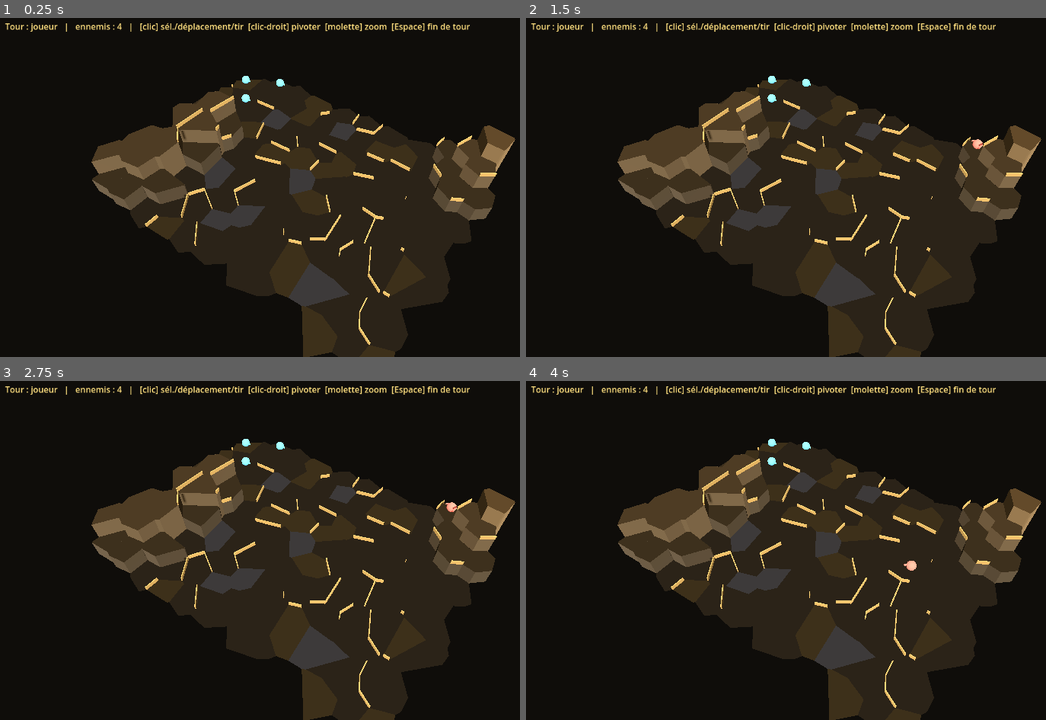
Above: before the commit, frames 1-4 (two rows, left to right).
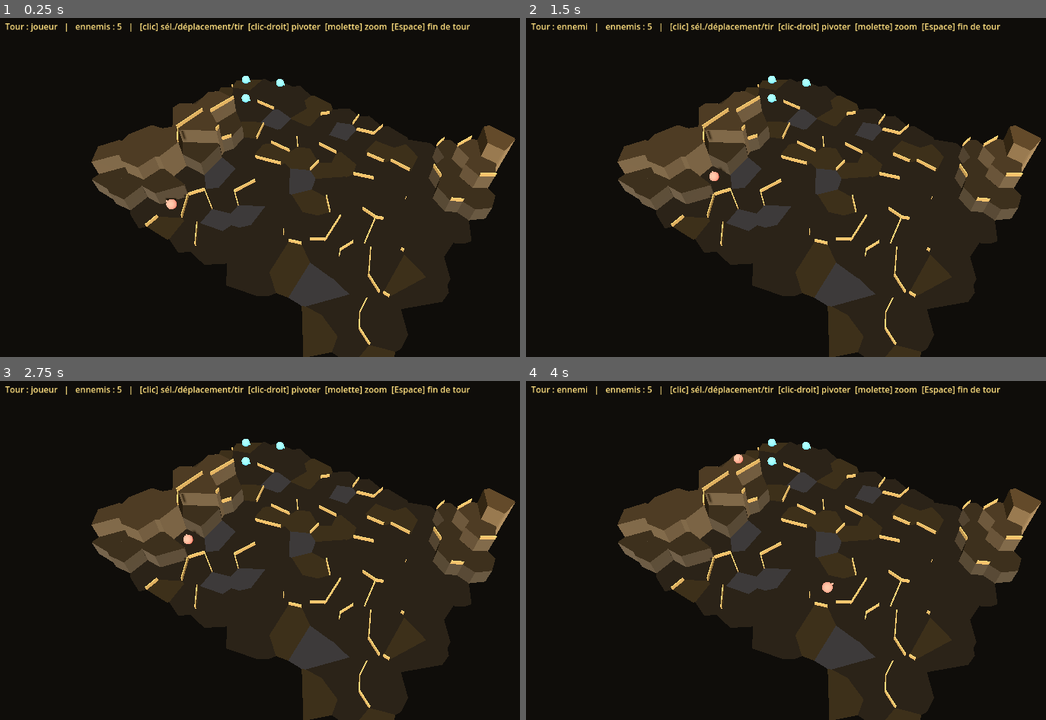
Above: after the commit, the same moments.

Repository: florentmathieu/game
Game: Godot game, scene res://scenes/Battle.tscn
Same seed, same stepped clock (60 frames per second), same inputs: the game is played once before the commit and once after it.
Inputs (mouse positions are in pixels of both pictures, inside the frame that each line leads up to):
- Up to frame 1 (0.25 s): no input
- Up to frame 2 (1.5 s): tap Enter at 0.5 s; move the mouse to (962, 170) at 0.52 s; click (962, 170) at 0.67 s; tap Space at 0.77, 1.25 s; drag from (708, 204) to (796, 255) at 1.27 s
- Up to frame 3 (2.75 s): tap Enter at 2 s; move the mouse to (364, 472) at 2.02 s; click (364, 472) at 2.17 s
- Up to frame 4 (4 s): tap Space at 2.75, 3.77 s; drag from (796, 618) to (645, 496) at 2.77 s; tap Enter at 3.5 s; move the mouse to (1009, 601) at 3.52 s; click (1009, 601) at 3.67 s

The runs differ from the first frame. In frame 1, less than 0.1% of the frame differs, in the area x 22-34%, y 1-57%; in frame 2, 1.2%; in frame 3, 0.1%; in frame 4, 1.2%, in the area x 5-92%, y 1-63%.

Commit message:
Port Godot : capacités + cooldowns + statuts (déflagration/givre/repousser/charge…) + IA
- Data.gd : COOLDOWN + portées des sorts (blast/heal/frost/charge).
- Battle.gd : moteur de capacités (exec_blast/frost/heal/shove/charge), cooldowns
  (on_cd/set_cd/tick_cd), statuts slowed/stunned appliqués au changement de tour
  (_begin_turn), animations (_fx_burst, _flash). Champs unité abil/cd/slowed/stunned.
- IA ennemie : enemy_use_abil (mage noir : déflagration sur groupe ≥2, sinon givre),
  enemy_shield_act (porteur de bouclier : charge pour engager / repousse au contact).
  Mage noir ajouté au spawn ennemi.

Vérifié headless (tests/abil_test.gd, instancie la scène) : déflagration touche la zone
et pose un cooldown, givre ralentit, repousser étourdit → « capacités fonctionnelles ».
Build web régénéré (docs/godot).

Co-Authored-By: Claude Opus 4.8 <noreply@anthropic.com>
Claude-Session: https://claude.ai/code/session_011W5fGsCJX3Rz6FN17p17HS

Diff:
--- a/godot-port/rules/Data.gd
+++ b/godot-port/rules/Data.gd
@@ -37,3 +37,14 @@
 		"femme":    {"name":"Femme",  "hp":5, "mob":6,"civ":true, "w":{"melee":{"type":"melee","aim":40,"dmg_min":1,"dmg_max":2,"bare":true}}},
 		"enfant":   {"name":"Enfant", "hp":3, "mob":7,"civ":true, "w":{"melee":{"type":"melee","aim":25,"dmg_min":0,"dmg_max":1,"bare":true}}},
 	}
+
+# capacités : portées + recharges (port de index.html)
+const COOLDOWN := {"smoke":3,"breach":4,"shadowstrike":2,"rally":3,"taunt":3,"holdline":3,"wall":3,"blast":3,"heal":2,"frost":2,"shove":3,"charge":4}
+const BLAST_RANGE := 6
+const BLAST_RADIUS := 1
+const BLAST_MIN := 4
+const BLAST_MAX := 7
+const HEAL_RANGE := 6
+const HEAL_AMT := 6
+const FROST_RANGE := 7
+const CHARGE_RANGE := 7
--- a/godot-port/scripts/Battle.gd
+++ b/godot-port/scripts/Battle.gd
@@ -135,7 +135,8 @@
 		"mob":int(d.mob), "facing":(PI if team == "enemy" else 0.0), "w":w, "wtype":wtype,
 		"shieldBlock":int(d.get("shieldBlock", 0)), "parry":int(d.get("parry", 0)), "stealth":d.get("stealth", false),
 		"civ":d.get("civ", false), "aimBonus":0, "dmgBonus":0, "rangeBonus":0, "reacted":false, "bracing":false, "wallStance":false,
-		"asleep":false, "pod":-1, "home":cell}
+		"asleep":false, "pod":-1, "home":cell,
+		"abil":(d.get("abil", []) as Array).duplicate(), "cd":{}, "slowed":false, "stunned":false, "spellsCast":0}
 	if wtype == "ranged" and w.ranged.has("clip"): u.clip = int(w.ranged.clip); u.ammo = int(w.ranged.clip)
 	var node := Node3D.new(); add_child(node)
 	var ball := MeshInstance3D.new()
@@ -174,7 +175,7 @@
 			if ok: _make_unit("player", cls, id); used[id] = true; break
 	var far := pass_cells.duplicate(); far.reverse()
 	var pod := 0
-	for cls in ["garde", "archer", "shieldbearer", "brute"]:
+	for cls in ["garde", "archer", "emage", "shieldbearer", "brute"]:
 		for id in far:
 			if used.has(id): continue
 			var ok := true
@@ -183,6 +184,122 @@
 				_make_unit("enemy", cls, id); used[id] = true
 				units[-1].asleep = true; units[-1].pod = pod; pod += 1
 				break
+
+# ---------- cooldowns / statuts ----------
+func on_cd(u, id: String) -> bool: return u.cd.has(id) and u.cd[id] > 0
+func set_cd(u, id: String) -> void:
+	if Data.COOLDOWN.has(id): u.cd[id] = Data.COOLDOWN[id]
+func tick_cd(team: String) -> void:
+	for u in units:
+		if u.team == team:
+			for k in u.cd: if u.cd[k] > 0: u.cd[k] -= 1
+
+# ---------- capacités (port de exec* d'index.html) ----------
+func _hostiles_of(u) -> Array:
+	var r := []
+	for o in units:
+		if o.hp > 0 and o.team != u.team and not (u.team == "neutral" or o.team == "neutral"): r.append(o)
+	return r
+
+func exec_blast(u, center: int) -> bool:
+	if on_cd(u, "blast") or mesh.hops(u.cell, center) > Data.BLAST_RANGE or not mesh.los(u.cell, center): return false
+	for e in _hostiles_of(u):
+		if mesh.hops(center, e.cell) <= Data.BLAST_RADIUS:
+			var dmg := Data.BLAST_MIN + randi() % (Data.BLAST_MAX - Data.BLAST_MIN + 1)
+			e.hp = max(0, e.hp - dmg); _flash(e, str(dmg), Color(1, 0.6, 0.2))
+			if e.hp > 0 and e.team == "enemy": wake_enemy(e)
+	_fx_burst(center, Color(1, 0.55, 0.15), 1.6)
+	u.spellsCast += 1; set_cd(u, "blast"); u.ap = 0
+	return true
+
+func exec_frost(u, tgt) -> bool:
+	if on_cd(u, "frost") or mesh.hops(u.cell, tgt.cell) > Data.FROST_RANGE or not mesh.los(u.cell, tgt.cell): return false
+	tgt.slowed = true; tgt.ap = max(0, tgt.ap - 1); _fx_burst(tgt.cell, Color(0.5, 0.8, 1.0), 1.0)
+	_flash(tgt, "givré", Color(0.6, 0.85, 1.0)); u.spellsCast += 1; set_cd(u, "frost"); u.ap -= 1
+	return true
+
+func exec_heal(u, a) -> bool:
+	if on_cd(u, "heal") or a.hp >= a.max or mesh.hops(u.cell, a.cell) > Data.HEAL_RANGE or not mesh.los(u.cell, a.cell): return false
+	var before: int = a.hp; a.hp = min(a.max, a.hp + Data.HEAL_AMT)
+	_flash(a, "+%d" % (a.hp - before), Color(0.5, 1.0, 0.6)); u.spellsCast += 1; set_cd(u, "heal"); u.ap -= 1
+	return true
+
+func _shove_dest(u, tgt) -> int:
+	var a0 := atan2(mesh.cells[tgt.cell].cy - mesh.cells[u.cell].cy, mesh.cells[tgt.cell].cx - mesh.cells[u.cell].cx)
+	var best := -1; var bd := 1.0
+	for n in mesh.cells[tgt.cell].nb:
+		if not mesh.passable(n) or _unit_at(n) >= 0: continue
+		var an := atan2(mesh.cells[n].cy - mesh.cells[tgt.cell].cy, mesh.cells[n].cx - mesh.cells[tgt.cell].cx)
+		var diff := abs(Combat._norm(an - a0))
+		if diff < bd: bd = diff; best = n
+	return best
+
+func exec_shove(u, tgt) -> bool:
+	if on_cd(u, "shove") or not Combat.adjacent(mesh, u.cell, tgt.cell): return false
+	set_cd(u, "shove")
+	var dest := _shove_dest(u, tgt)
+	if dest >= 0: tgt.cell = dest; _place(tgt)
+	var stun := randf() * 100.0 < 50.0
+	if stun: tgt.stunned = true
+	_flash(tgt, "repoussé" + (" ✦" if stun else ""), Color(1, 0.8, 0.4)); u.ap = 0
+	return true
+
+func exec_charge(u, tgt) -> bool:
+	if on_cd(u, "charge"): return false
+	var best := -1; var bl := 1 << 30
+	for n in mesh.cells[tgt.cell].nb:
+		if n != u.cell and (_unit_at(n) >= 0 or not mesh.passable(n)): continue
+		var len: int = (0 if n == u.cell else mesh.hops(u.cell, n))
+		if len <= 0 or len > Data.CHARGE_RANGE: continue
+		if len < bl: bl = len; best = n
+	if best < 0 or bl < 2: return false
+	set_cd(u, "charge"); u.cell = best; _place(u)
+	var bonus: int = min(6, 1 + bl); u.dmgBonus += bonus
+	var res := Combat.do_attack(mesh, units, u, tgt, "melee")
+	u.dmgBonus -= bonus; u.ap = 0
+	if res.dmg > 0: _flash(res.target, str(res.dmg), Color(1, 0.5, 0.4))
+	for o in units: if o.hp <= 0 and is_instance_valid(o.node): o.node.visible = false
+	return true
+
+func enemy_use_abil(e) -> bool:
+	if e.abil.is_empty() or e.ap <= 0: return false
+	if e.abil.has("blast") and not on_cd(e, "blast"):
+		var best := -1; var bc := 0
+		for p in units:
+			if p.team == e.team or p.hp <= 0: continue
+			if mesh.hops(e.cell, p.cell) > Data.BLAST_RANGE or not mesh.los(e.cell, p.cell): continue
+			var cnt := 0
+			for q in units: if q.team != e.team and q.hp > 0 and mesh.hops(p.cell, q.cell) <= Data.BLAST_RADIUS: cnt += 1
+			if cnt > bc: bc = cnt; best = p.cell
+		if best >= 0 and bc >= 2 and exec_blast(e, best): return true
+	if e.abil.has("frost") and not on_cd(e, "frost"):
+		var t := _best_target(e)
+		if t >= 0 and not units[t].slowed and exec_frost(e, units[t]): return true
+	return false
+
+func enemy_shield_act(e, tgts: Array) -> bool:
+	if e.ap <= 0: return false
+	if e.abil.has("charge") and not on_cd(e, "charge"):
+		var pick := -1; var pd := 1 << 30
+		for j in tgts:
+			var h: int = mesh.hops(e.cell, units[j].cell)
+			if h >= 2 and h <= Data.CHARGE_RANGE and mesh.los(e.cell, units[j].cell) and h < pd: pd = h; pick = j
+		if pick >= 0 and exec_charge(e, units[pick]): return true
+	if e.abil.has("shove") and not on_cd(e, "shove"):
+		for j in tgts:
+			if Combat.adjacent(mesh, e.cell, units[j].cell) and exec_shove(e, units[j]): return true
+	return false
+
+func _fx_burst(cell: int, col: Color, scale: float) -> void:
+	var s := MeshInstance3D.new()
+	var sm := SphereMesh.new(); sm.radius = 0.5; sm.height = 1.0; s.mesh = sm
+	var mt := StandardMaterial3D.new(); mt.albedo_color = col; mt.emission_enabled = true; mt.emission = col
+	mt.transparency = BaseMaterial3D.TRANSPARENCY_ALPHA; mt.albedo_color.a = 0.7
+	s.material_override = mt; s.position = world(cell) + Vector3(0, 0.9, 0); add_child(s)
+	var tw := create_tween()
+	tw.tween_property(s, "scale", Vector3.ONE * (2.0 + scale), 0.45)
+	tw.parallel().tween_property(mt, "albedo_color:a", 0.0, 0.45)
+	tw.tween_callback(s.queue_free)
 
 # ---------- vision / brouillard ----------
 func compute_vis() -> void:
@@ -355,12 +472,20 @@
 			u.cell = cell; _place(u); detect_enemies(); _compute_reach(); _refresh()
 
 # ---------- tours ----------
+func _begin_turn(team: String) -> void:
+	for u in units:
+		if u.team != team or u.hp <= 0: continue
+		u.ap = AP_MAX - (1 if u.slowed else 0); u.slowed = false
+		if u.stunned: u.ap = 0; u.stunned = false
+		u.reacted = false; u.bracing = false
+	tick_cd(team)
+
 func _end_turn() -> void:
 	if turn != "player": return
 	turn = "enemy"; sel = -1; reachable = {}; _refresh()
+	_begin_turn("enemy")
 	await _enemy_turn()
-	for u in units:
-		if u.hp > 0: u.ap = AP_MAX; u.reacted = false; u.bracing = false
+	_begin_turn("player")
 	turn = "player"; _refresh()
 
 func _nearest_player(e) -> int:
@@ -392,6 +517,12 @@
 		var tgts := []
 		for j in units.size():
 			if units[j].team == "player" and units[j].hp > 0 and Combat.enemy_sees_p(mesh, e, units[j]): tgts.append(j)
+		if not tgts.is_empty():
+			var used := enemy_use_abil(e)
+			if not used: used = enemy_shield_act(e, tgts)
+			if used:
+				detect_enemies(); _refresh(); await get_tree().create_timer(0.3).timeout
+				if e.ap <= 0: continue
 		if tgts.is_empty():
 			var foe := _nearest_player(e)
 			if foe >= 0:
--- /dev/null
+++ b/godot-port/tests/abil_test.gd
@@ -0,0 +1,47 @@
+extends SceneTree
+func _initialize() -> void:
+	var B = load("res://scenes/Battle.tscn").instantiate()
+	get_root().add_child(B)   # _ready construit maillage + unités
+	await process_frame
+	var mesh = B.mesh
+	var mage = null; var sb = null; var players := []
+	for u in B.units:
+		if u.team == "enemy" and u.abil.has("blast"): mage = u
+		if u.team == "enemy" and u.abil.has("shove"): sb = u
+		if u.team == "player": players.append(u)
+	var ok := true
+	# --- BLAST : place 2 joueurs autour d'un centre adjacent au mage ---
+	var center := -1
+	for n in mesh.cells[mage.cell].nb:
+		if mesh.passable(n) and mesh.los(mage.cell, n): center = n; break
+	var p1 = players[0]; var p2 = players[1]
+	p1.cell = center; p1.hp = p1.max
+	var nb2 := -1
+	for n in mesh.cells[center].nb:
+		if mesh.passable(n): nb2 = n; break
+	p2.cell = nb2; p2.hp = p2.max
+	mage.cd = {}; mage.ap = B.AP_MAX
+	var blasted: bool = B.exec_blast(mage, center)
+	var dmg_ok: bool = blasted and p1.hp < p1.max and p2.hp < p2.max
+	var cd_ok: bool = B.on_cd(mage, "blast")
+	print("BLAST: lancé=%s, p1 touché=%s, p2 touché=%s, cooldown=%s" % [blasted, p1.hp < p1.max, p2.hp < p2.max, cd_ok])
+	if not (dmg_ok and cd_ok): ok = false
+	# --- FROST ---
+	var pf = players[2]; pf.cell = center; pf.slowed = false
+	mage.cd = {}; mage.ap = B.AP_MAX
+	var froze: bool = B.exec_frost(mage, pf)
+	print("FROST: lancé=%s, ralenti=%s" % [froze, pf.slowed])
+	if not (froze and pf.slowed): ok = false
+	# --- SHOVE (shieldbearer adjacent à un joueur) ---
+	if sb != null:
+		var pv = players[0]
+		var adj := -1
+		for n in mesh.cells[sb.cell].nb:
+			if mesh.passable(n): adj = n; break
+		pv.cell = adj; pv.stunned = false; var before := adj
+		sb.cd = {}; sb.ap = B.AP_MAX
+		var shoved: bool = B.exec_shove(sb, pv)
+		print("SHOVE: lancé=%s, déplacé=%s ou étourdi=%s" % [shoved, pv.cell != before, pv.stunned])
+		if not shoved: ok = false
+	print("\n%s" % ("OK — capacités fonctionnelles" if ok else "!! échec"))
+	quit()
Not shown, changed: docs/godot/index.html
Not shown, changed: docs/godot/index.pck
